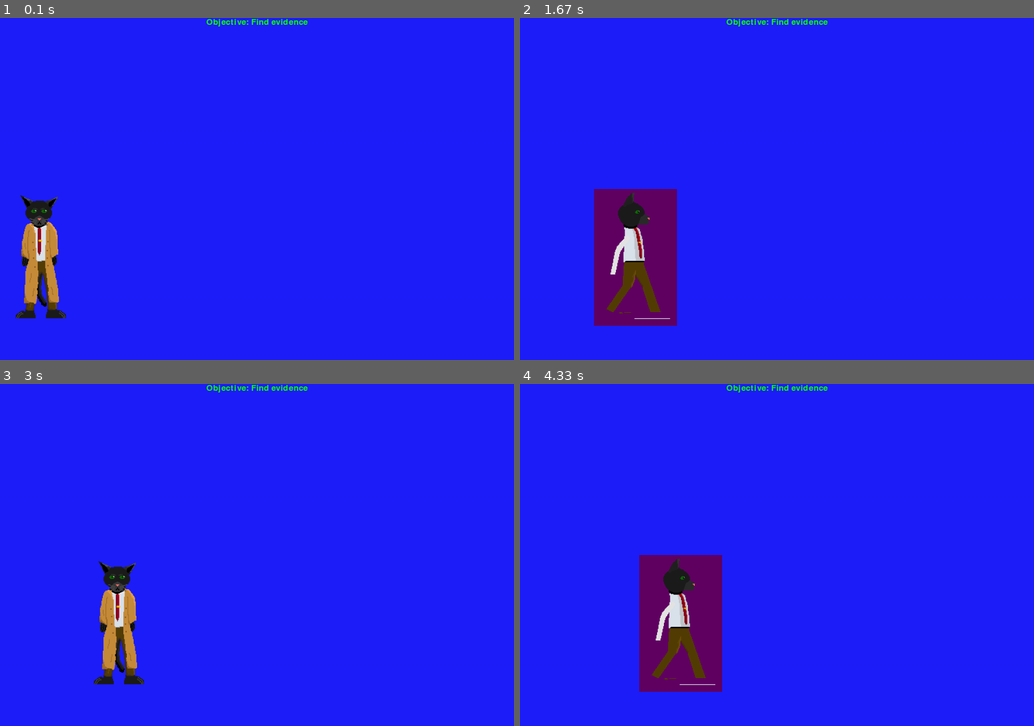
Above: before the commit, frames 1-4 (two rows, left to right).
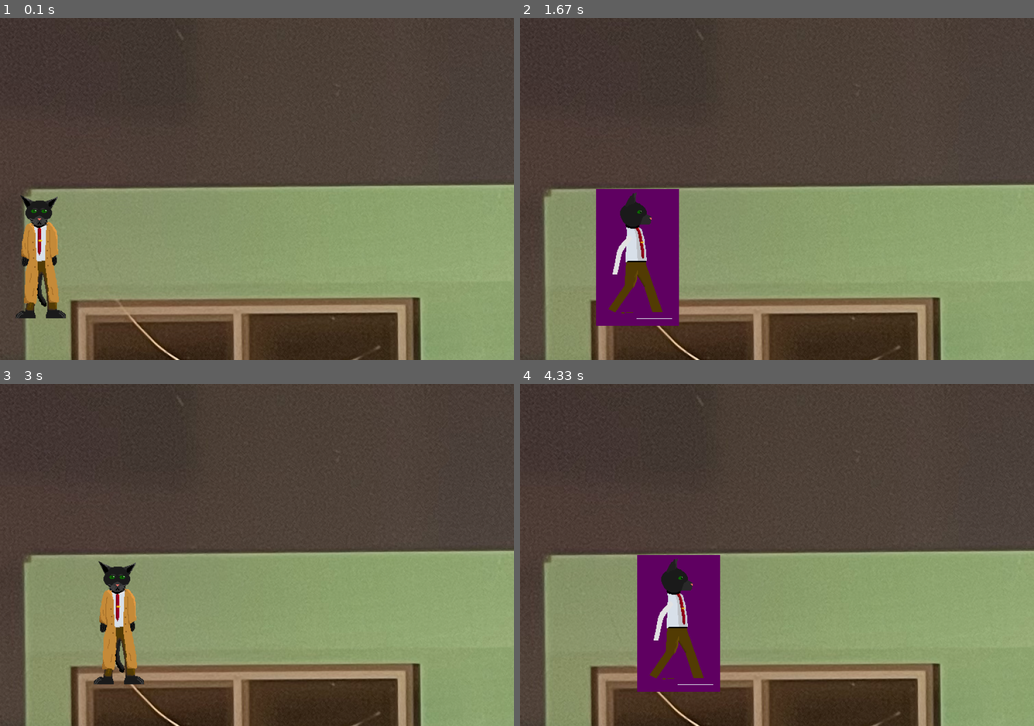
Above: after the commit, the same moments.

Repository: cbgpenguin/CSP-PYGAMES
Game: pygame game, started from main.py
Same seed, same stepped clock (60 frames per second), same inputs: the game is played once before the commit and once after it.
Inputs:
- Up to frame 1 (0.1 s): no input
- Up to frame 2 (1.67 s): hold Right 0.33-0.8 s; hold Right 0.83-1.3 s; hold Left from 1.33 s (still down)
- Up to frame 3 (3 s): release Left at 1.87 s; hold Left 1.9-2.3 s; hold Right 2.33-2.97 s
- Up to frame 4 (4.33 s): hold Left 3-3.47 s; hold Right 3.5-3.97 s; hold Right from 4 s (still down)

The runs differ from the first frame. In frame 1, 98% of the frame differs, in the area x 0-100%, y 0-100%; in frame 2, 94%; in frame 3, 98%; in frame 4, 94%.

Commit message:
background placeholder and stuff

Diff:
--- a/animatedSprite.py
+++ b/animatedSprite.py
@@ -1,9 +1,8 @@
-
-
 import pygame
 
 
 class AnimatedSprite(pygame.sprite.Sprite):
+
         def __init__(self, screen, x, y, defaultFrames, frameRate):
             super().__init__()
             self.isFlipped = False
@@ -15,44 +14,44 @@
             self.frame_index = 0
             self.frame_rate = frameRate
             self.frame_counter = 0
-            self.movePos = [0,0]
+            self.movePos = [0, 0]
             self.area = screen.get_rect()
             self.speed = 6
             self.state = "still"
             self.clock = pygame.time.Clock()
             self.lastUpdate = 0
 
-
-
         def update(self):
             print(self.isFlipped)
             delta = self.clock.tick() / 1000.0
             self.lastUpdate = self.lastUpdate + delta
             # print(self, "frame update:", self.lastUpdate)
-            if self.lastUpdate >= (1.0/self.frame_rate):
+            if self.lastUpdate >= (1.0 / self.frame_rate):
                 # For example have a frame rate of 6 fps: (1/6 = 0.16666) so if its been longer go to next frame
                 self.lastUpdate = 0
                 self.frame_index = (self.frame_index + 1) % len(self.frames)
                 self.image = self.frames[self.frame_index]
+
             newPos = self.rect.move(self.movePos)
             if self.area.contains(newPos):
                 self.rect = newPos
                 pygame.event.pump()
             print("state:", self.state)
+
             if self.state == "moveLeft" and self.isFlipped == False:
                 self.image = pygame.transform.flip(self.image, True, False)
                 print("flipping")
                 self.isFlipped = True
             elif self.state != "moveLeft" and self.isFlipped == True:
-                 self.image = pygame.transform.flip(self.image, True, False)
-                 print("unfliping!")
-                 self.isFlipped = False
+                self.image = pygame.transform.flip(self.image, True, False)
+                print("unFlipping!")
+                self.isFlipped = False
 
         def changeAnimation(self, newFrames):
-             self.frames = newFrames
+            self.frames = newFrames
 
         def defaultAnimation(self):
-             self.frames = self.defaultFrames
+            self.frames = self.defaultFrames
 
         def moveLeft(self):
             self.movePos[0] = self.movePos[0] - (self.speed)
--- a/main.py
+++ b/main.py
@@ -2,9 +2,8 @@
 import animatedSprite
 
 
-
 def main():
-    clock = pygame.time.Clock()
+    # clock = pygame.time.Clock()
     scale = 2
     # Initialise screen
     pygame.init()
@@ -12,17 +11,16 @@
     pygame.display.set_caption('Detective Game')
 
     # Fill background
-    background = pygame.Surface(screen.get_size())
-    background = background.convert()
-    background.fill((30, 30, 250))
+    # background = pygame.Surface(screen.get_size())
+    # background = background.convert()
+    background = loadAndScaleImage("resources/backdrop1.png")
 
-    # Display some text
+    # Display text
     font = pygame.font.Font(None, 36)
     text = font.render("Objective: Find evidence", 1, (10, 255, 10))
     textPos = text.get_rect()
     textPos.centerx = background.get_rect().centerx
     background.blit(text, textPos)
-
 
     # make Player: object of playerSprite
     playerSpriteSheet = loadAndScaleImage("resources/playerFiles/playerStandSpriteSheet.png")
@@ -31,13 +29,10 @@
     playerWalkSpriteSheet = loadAndScaleImage("resources/playerFiles/detective-walk-animation-place-holder.png")
     playerWalkSpriteFrames = load_sprite_sheet(playerWalkSpriteSheet, 121 * scale, 200 * scale, 1, 1, False)
 
-
-
-
     # Event loop
     while True:
         print("~~~~~~~~~~~~~~~~~~~~~~~~~~~~~~~~~~~~~~~~~~~~~~~~~~")
-        delta = clock.tick() / 1000.0
+        # delta = clock.tick() / 1000.0
         # print("event update:", delta)
         for event in pygame.event.get():
             if event.type == pygame.QUIT:
@@ -53,7 +48,7 @@
                     playerSprite.changeAnimation(playerWalkSpriteFrames)
             elif event.type == pygame.KEYUP:
                 if event.key == pygame.K_LEFT or event.key == pygame.K_RIGHT:
-                    playerSprite.movePos = [0,0]
+                    playerSprite.movePos = [0, 0]
                     playerSprite.state = "still"
                     playerSprite.defaultAnimation()
 
@@ -82,11 +77,11 @@
 
     if bounce:
         for bounceRow in range(rows):
-            realRow = (rows-1 - bounceRow)
+            realRow = (rows - 1 - bounceRow)
             # print("bounce row:", bounceRow)
             # print("real row:", realRow)
             for bounceColumn in range(columns):
-                realColumn = ((columns-1) - bounceColumn)
+                realColumn = ((columns - 1) - bounceColumn)
                 # print("bounce column is:", bounceColumn)
                 # print("real column:", realColumn)
                 if bounceColumn != 0:
@@ -100,17 +95,20 @@
 
     return frames
 
+
 def loadAndScaleImage(originalImagePath):
-    scaled_image = -1
+    scaledImage = -1
     try:
         originalImage = pygame.image.load(originalImagePath)
     except:
         # print("failed to load resource about to crash")
-        return -1 # ERROR
+        return -1  # ERROR
 
     newWidth = originalImage.get_width() * 2
     newHeight = originalImage.get_height() * 2
-    scaled_image = pygame.transform.scale(originalImage, (newWidth, newHeight))
+    scaledImage = pygame.transform.scale(originalImage, (newWidth, newHeight))
 
-    return scaled_image
+    return scaledImage
+
+
 main()
Binary file added: resources/backdrop1.png
